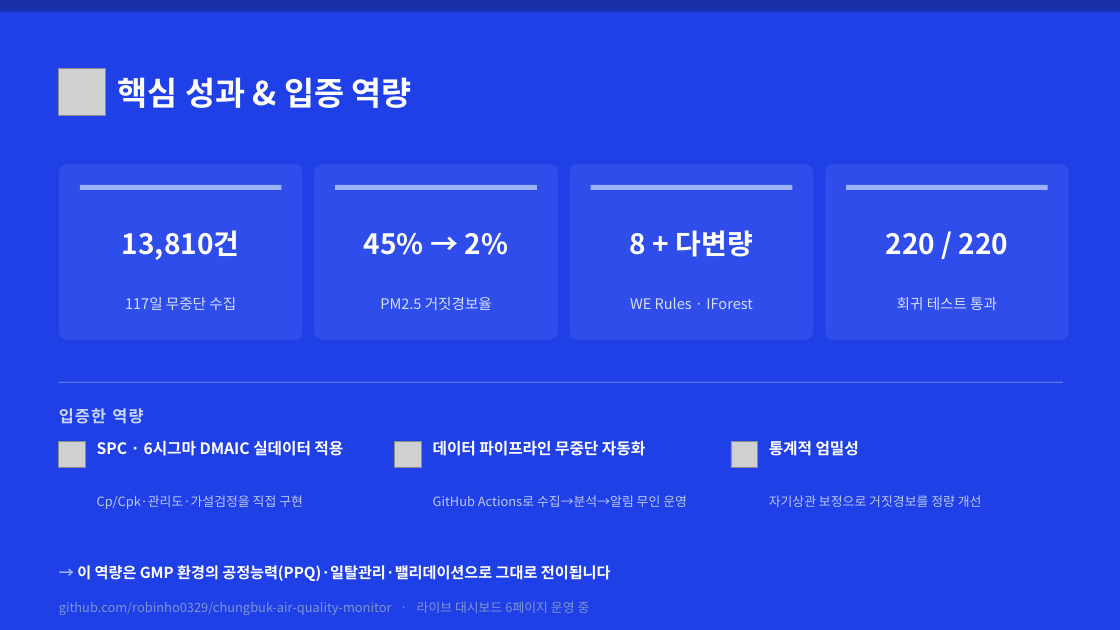
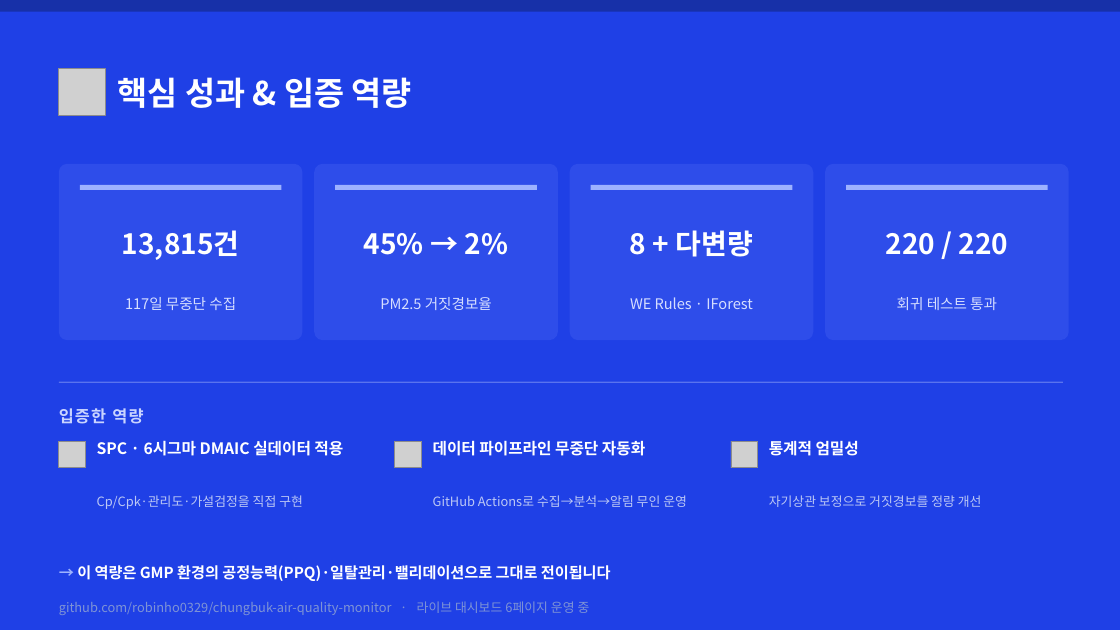
Before and after one commit to robinho0329/chungbuk-air-quality-monitor, a slide deck: slide 16 of reports/portfolio/포트폴리오_충북대기질_SPC.pptx. Drawn at 1120x630 pixels with LibreOffice and Linux fonts; fonts in the diff are those of the drawing; grey boxes stand for pictures. Boxes give left, top, right and bottom in pixels: in the first picture for what was removed or moved away, otherwise in the second. Text is boxed around its words. In the diff, an @@ line names an element or a change of style, - is before the commit and + after.

```diff
--- a/reports/portfolio/포트폴리오_충북대기질_SPC.pptx
+++ b/reports/portfolio/포트폴리오_충북대기질_SPC.pptx
@@ text at [122, 230, 240, 260]: text changed @@
-13,810건
+13,815건
```
Also in this commit, not shown: 3 other slides changed, 1 other file.
